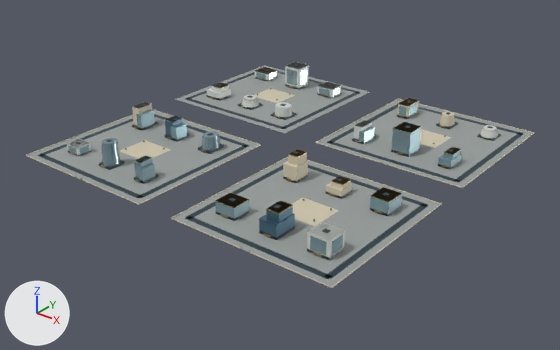
An edit to the glTF model web/public/assets/3d/ampliworld/GC-CITY-2030/GC-TILE-06-07.glb, drawn before and after from the same camera.
One viewpoint serves both versions: a camera (50 mm lens) standing at (-3080.0, 6822.0, 652.0) and looking at (-3989.0, 7959.0, -53.0). The lights are fixed; the arrows at lower left show +X, +Y and +Z. The older version comes first. Where no turn or scale is listed for an object, it has been applied to the vertices. Vertices at exactly the same position are counted once.

In view in the first picture: 'GC-TILE-06-07-blue', 'GC-TILE-06-07-dark', 'GC-TILE-06-07-glass', 'GC-TILE-06-07-gold', 'GC-TILE-06-07-ivory', 'GC-TILE-06-07-paving', 'GC-TILE-06-07-white'.
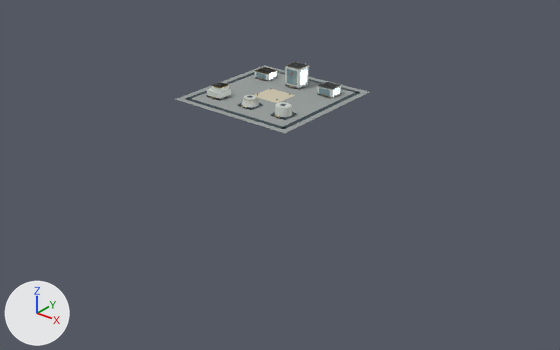
What differs and where, as boxes (x1, y1, x2, y2) in the pictures (560 x 350 px):
'GC-TILE-06-07-paving', reshaped (62% narrower, 69% shorter)
    before: (27, 66, 533, 287)
    after: (175, 66, 369, 133)
'GC-TILE-06-07-dark', reshaped (64% narrower, 69% shorter)
    before: (38, 64, 523, 279)
    after: (185, 64, 361, 129)
'GC-TILE-06-07-ivory', reshaped (92% narrower, 92% shorter)
    before: (26, 89, 535, 288)
    after: (254, 89, 295, 103)
'GC-TILE-06-07-glass', reshaped
    before: (68, 69, 462, 256)
    after: (256, 69, 340, 96)
'GC-TILE-06-07-white', reshaped (69% narrower, 72% shorter)
    before: (67, 62, 498, 260)
    after: (207, 62, 342, 117)
'GC-TILE-06-07-gold', reshaped (73% narrower, 73% shorter)
    before: (70, 67, 496, 257)
    after: (210, 67, 326, 118)
'GC-TILE-06-07-blue', deleted
    before: (165, 116, 295, 240)
part 1 of me_mesh_0, deleted
    before: (318, 99, 533, 187)
part 2 of me_mesh_0, deleted
    before: (27, 111, 258, 203)
part 3 of me_mesh_0, deleted
    before: (173, 158, 440, 287)
part 4 of me_mesh_1, deleted
    before: (38, 101, 523, 279)
part 5 of me_mesh_2, deleted
    before: (26, 99, 535, 288)
part 6 of me_mesh_5, deleted
    before: (67, 102, 498, 260)
part 7 of me_mesh_6, deleted
    before: (70, 98, 496, 257)
part 8 of me_mesh_7, deleted
    before: (68, 103, 462, 256)

The edits, one by one:
me_mesh_0 is used by ob_gc_tile_06_07_paving; location (0.0, 0.0, 0.0).
me_mesh_0 had 32 vertices, 48 faces and spanned x -4379.0..-3621.0, y 7621.0..8379.0, z 0.0.
me_mesh_0 now has 8 vertices, 12 faces and spans x -4379.0..-4041.0, y 8041.0..8379.0, z 0.0.
me_mesh_0 part 1: the loose piece of 8 vertices spanning x -3959.0..-3621.0, y 8041.0..8379.0, z 0.0 is deleted.
me_mesh_0 part 2: the loose piece of 8 vertices spanning x -4379.0..-4041.0, y 7621.0..7959.0, z 0.0 is deleted.
me_mesh_0 part 3: the loose piece of 8 vertices spanning x -3959.0..-3621.0, y 7621.0..7959.0, z 0.0 is deleted.
me_mesh_1 is used by ob_gc_tile_06_07_dark; location (0.0, 0.0, 0.0).
me_mesh_1 had 512 vertices, 768 faces and spanned x -4364.0..-3636.0, y 7636.0..8364.0, z 0.0..54.0.
me_mesh_1 now has 128 vertices, 192 faces and spans x -4364.0..-4056.0, y 8056.0..8364.0, z 0.0..54.0.
me_mesh_1 part 4: 48 loose pieces with 384 vertices, spanning x -4364.0..-3636.0, y 7636.0..8364.0, z 0.0..54.0, are deleted.
me_mesh_2 is used by ob_gc_tile_06_07_ivory; location (0.0, 0.0, 0.0).
me_mesh_2 had 222 vertices, 340 faces and spanned x -4380.0..-3620.0, y 7620.0..8380.0, z 0.0..52.0.
me_mesh_2 now has 8 vertices, 12 faces and spans x -4250.0..-4170.0, y 8174.0..8246.0, z 0.0.
me_mesh_2 part 5: 25 loose pieces with 214 vertices, spanning x -4380.0..-3620.0, y 7620.0..8380.0, z 0.0..52.0, are deleted.
me_mesh_5 is used by ob_gc_tile_06_07_white; location (0.0, 0.0, 0.0).
me_mesh_5 had 194 vertices, 312 faces and spanned x -4332.0..-3668.0, y 7681.0..8322.0, z 0.0..53.0.
me_mesh_5 now has 100 vertices, 164 faces and spans x -4332.0..-4088.0, y 8102.0..8322.0, z 0.0..53.0.
me_mesh_5 part 6: 10 loose pieces with 94 vertices, spanning x -4328.0..-3668.0, y 7681.0..8321.0, z 0.0..47.0, are deleted.
me_mesh_6 is used by ob_gc_tile_06_07_gold; location (0.0, 0.0, 0.0).
me_mesh_6 had 716 vertices, 1200 faces and spanned x -4332.0..-3671.0, y 7620.0..8327.0, z 0.0..53.0.
me_mesh_6 now has 196 vertices, 336 faces and spans x -4332.0..-4091.0, y 8098.0..8322.0, z 4.0..29.0.
me_mesh_6 part 7: 44 loose pieces with 520 vertices, spanning x -4317.0..-3671.0, y 7620.0..8327.0, z 0.0..53.0, are deleted.
me_mesh_7 is used by ob_gc_tile_06_07_glass; location (0.0, 0.0, 0.0).
me_mesh_7 had 412 vertices, 632 faces and spanned x -4332.0..-3668.0, y 7681.0..8326.0, z 0.0..53.0.
me_mesh_7 now has 96 vertices, 144 faces and spans x -4332.0..-4088.0, y 8282.0..8322.0, z 4.0..47.0.
me_mesh_7 part 8: 36 loose pieces with 316 vertices, spanning x -4328.0..-3668.0, y 7681.0..8326.0, z 0.0..53.0, are deleted.
Object 'GC-TILE-06-07-blue' (ob_gc_tile_06_07_blue) is deleted.
